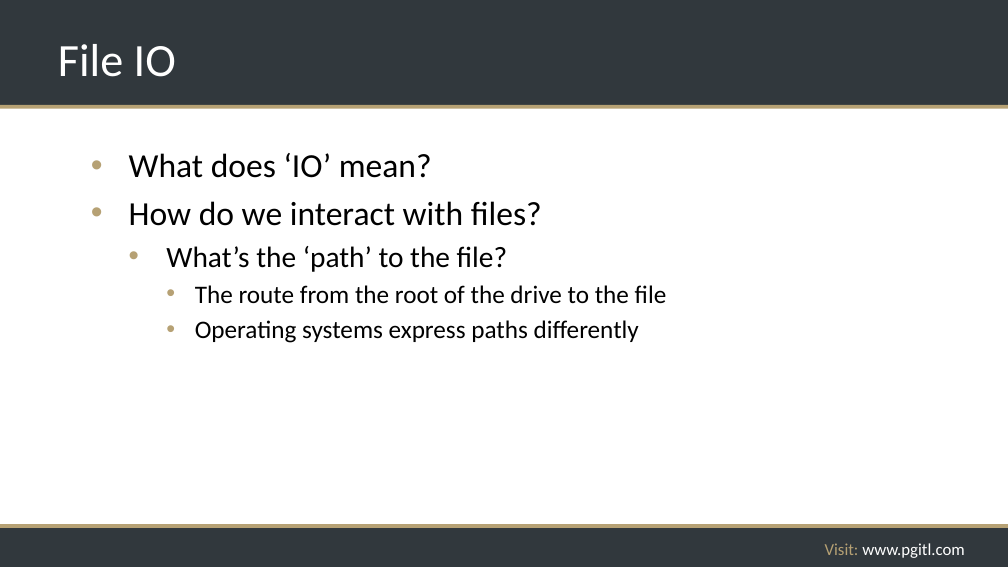
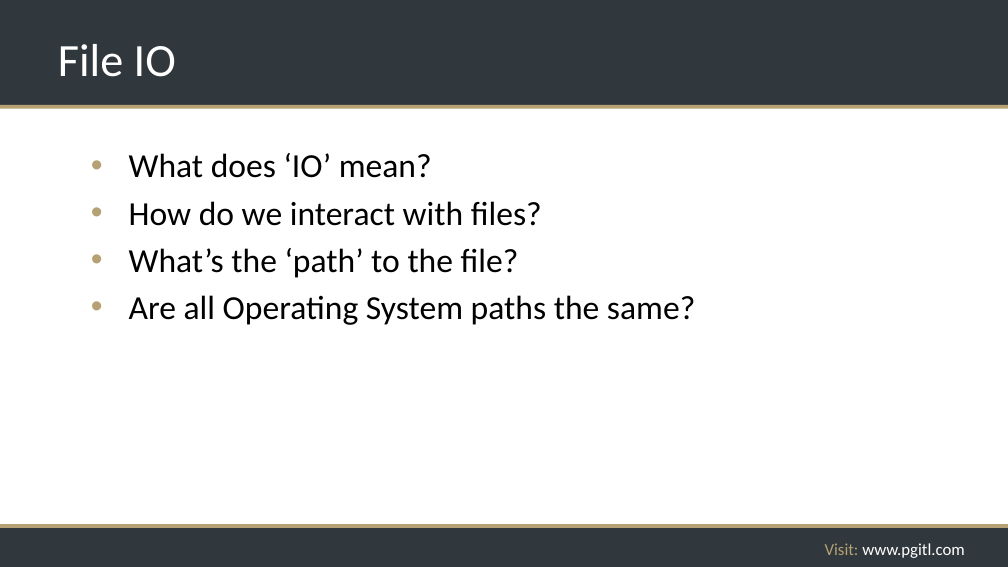
Before and after one commit to rikkouri/project-a, a slide deck: slide 147 of Programming Foundations.pptx (slide 142 before the commit). Drawn at 1008x567 pixels with LibreOffice and Linux fonts; fonts in the diff are those of the drawing; background and template pictures are left out. Boxes give left, top, right and bottom in pixels: in the first picture for what was removed or moved away, otherwise in the second. Text is boxed around its words. In the diff, an @@ line names an element or a change of style, - is before the commit and + after.

```diff
--- a/Programming Foundations.pptx
+++ b/Programming Foundations.pptx
@@ text at [129, 248, 519, 278]: size 28 to 32 pt in "What’s the ‘path’ to the file?"; list level 2 to 1 in "What’s the ‘path’ to the ..." @@
@@ text at [129, 295, 695, 325]: text changed; size 24 to 32 pt @@
-    • The route from the root of the drive to the file
-    • Operating systems express paths differently
+• Are all Operating System paths the same?
```
Also in this commit, not shown: 14 other slides changed, 6 slides added, 4 slides removed, 3 other files.
